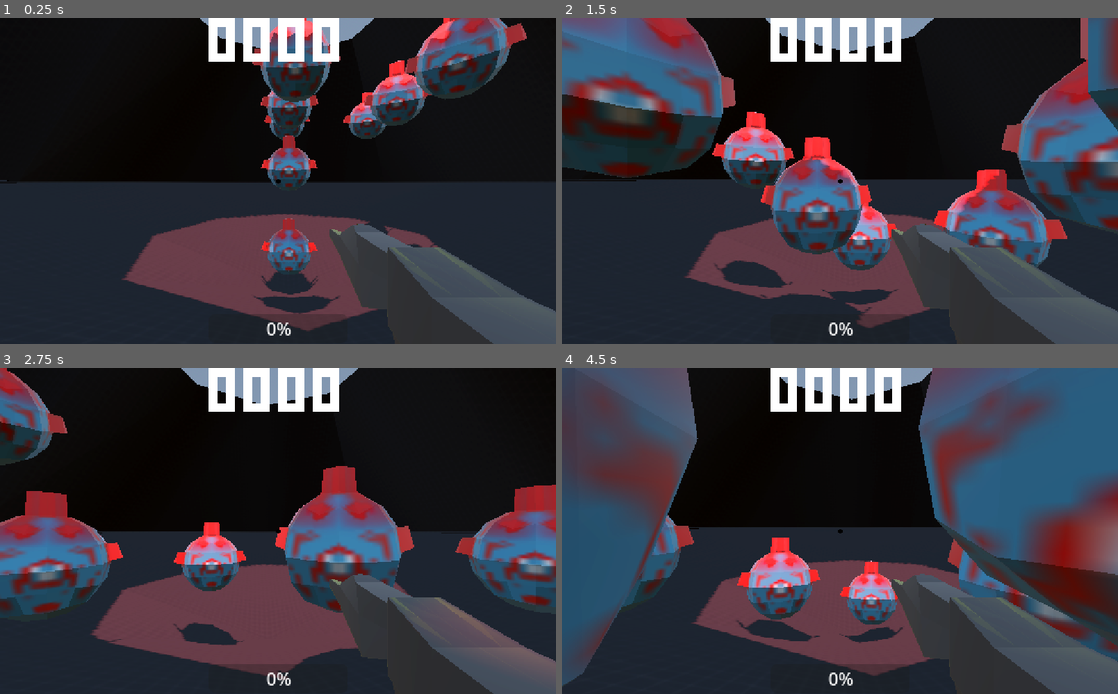
Above: before the commit, frames 1-4 (two rows, left to right).
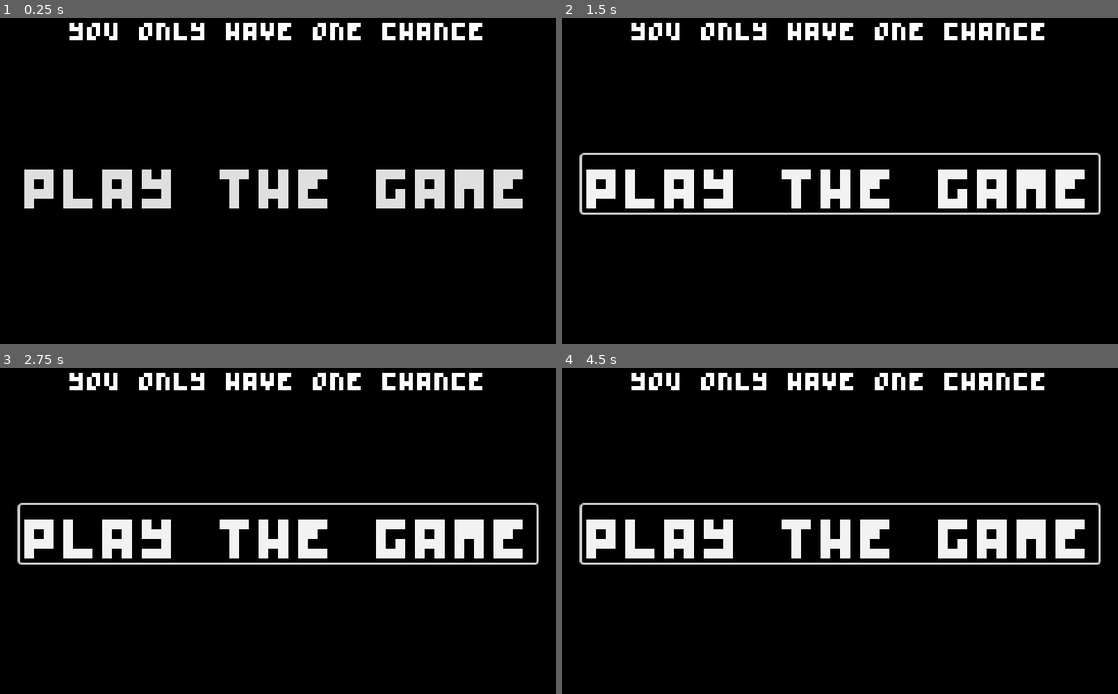
Above: after the commit, the same moments.

Repository: burnt-meat/extrinsic
Game: Godot game, scene res://main_menu.tscn
The game is run twice, just before and just after one commit, with the same random seed, the same clock (stepped at 60 frames per second) and the same inputs. Before the commit the project starts from res://arena.tscn.
Inputs (mouse positions are in pixels of both pictures, inside the frame that each line leads up to):
- Up to frame 1 (0.25 s): no input
- Up to frame 2 (1.5 s): click (840, 184) at 0.5 s, where only the run after the commit has a clickable "play the game"; click (840, 184) at 1.25 s, where only the run after the commit has a clickable "play the game"
- Up to frame 3 (2.75 s): tap Enter at 2 s; move the mouse to (305, 531) at 2.02 s; press the mouse at (305, 531) at 2.03 s; hold W (forward) from 2.03 s (still down); tap Space (jump) at 2.27 s
- Up to frame 4 (4.5 s): keep holding W (forward); move the mouse to (812, 531) at 2.77 s; release the mouse at (812, 531) at 2.78 s; tap 1 (weapon1) at 2.85 s; tap Space (jump) at 3.02 s; move the mouse to (851, 524) at 3.52 s; tap 2 (weapon2) at 3.6 s; move the mouse to (834, 537) at 4.27 s; click (834, 537) at 4.35 s

The runs differ from the first frame. In frame 1, 64% of the frame differs, in the area x 0-100%, y 0-100%; in frame 2, 77%; in frame 3, 62%; in frame 4, 83%.
Error before the commit: Invalid assignment of property or key 'effects' with value of type 'Array' on a base object of type 'Resource (Weapon)'. (res://APIs/GunAPI.gd:50)
Error after the commit: Invalid call. Nonexistent function 'change_scene' in base 'SceneTree'. (res://main_menu.tscn::GDScript_gfeht:6)

Commit message:
i added depression

Diff:
--- a/Scenes/Player.tscn
+++ b/Scenes/Player.tscn
@@ -1,6 +1,7 @@
-[gd_scene load_steps=18 format=3 uid="uid://c0onwct0xl47"]
+[gd_scene load_steps=19 format=3 uid="uid://c0onwct0xl47"]
 
 [ext_resource type="Script" path="res://Scripts/Player.gd" id="1_66hsi"]
+[ext_resource type="Script" path="res://Scripts/Camera.gd" id="2_41w83"]
 [ext_resource type="Script" path="res://Scripts/weapon.gd" id="2_mm2sc"]
 [ext_resource type="PackedScene" uid="uid://j3gtw84j7hp2" path="res://Scenes/Guns/Rifle.tscn" id="3_rf5c1"]
 [ext_resource type="Texture2D" uid="uid://chmowq51hp4g4" path="res://Assets/crosshair.png" id="3_rkxvw"]
@@ -12,21 +13,6 @@
 
 [sub_resource type="ConvexPolygonShape3D" id="ConvexPolygonShape3D_pgf71"]
 points = PackedVector3Array(-0.125207, -0.532801, -0.480507, 0.0227831, 0.47607, 0.498884, 0.169713, 0.559144, 0.464172 …(924 unchanged characters)…
-
-[sub_resource type="Animation" id="Animation_vfjan"]
-length = 0.001
-tracks/0/type = "value"
-tracks/0/imported = false
-tracks/0/enabled = true
-tracks/0/path = NodePath("Neck/Camera:rotation")
-tracks/0/interp = 1
-tracks/0/loop_wrap = true
-tracks/0/keys = {
-"times": PackedFloat32Array(0),
-"transitions": PackedFloat32Array(1),
-"update": 0,
-"values": [Vector3(0, 0, 0)]
-}
 
 [sub_resource type="Animation" id="Animation_o1yrf"]
 resource_name = "hard_fall"
@@ -75,47 +61,12 @@
 
 [sub_resource type="AnimationLibrary" id="AnimationLibrary_0fqxv"]
 _data = {
-"RESET": SubResource("Animation_vfjan"),
 "hard_fall": SubResource("Animation_o1yrf"),
 "view_bob": SubResource("Animation_p5k36")
 }
 
-[sub_resource type="Animation" id="Animation_vdjw8"]
-resource_name = "Merge"
-length = 0.5
-tracks/0/type = "bezier"
-tracks/0/imported = false
-tracks/0/enabled = true
-tracks/0/path = NodePath("Score/ScoreIncrementShower:position:x")
-tracks/0/interp = 1
-tracks/0/loop_wrap = true
-tracks/0/keys = {
-"handle_modes": PackedInt32Array(0, 0),
-"points": PackedFloat32Array(383.99, -0.25, 0, 0.5, -0.5, 191.99, -0.25, 0, 0.25, 0),
-"times": PackedFloat32Array(0, 0.5)
-}
-tracks/1/type = "bezier"
-tracks/1/imported = false
-tracks/1/enabled = true
-tracks/1/path = NodePath("Score/ReasonShower:modulate:a")
-tracks/1/interp = 1
-tracks/1/loop_wrap = true
-tracks/1/keys = {
-"handle_modes": PackedInt32Array(0, 0),
-"points": PackedFloat32Array(1, -0.25, 0, 0.5, -0.5, 0, -0.25, 0, 0.25, 0),
-"times": PackedFloat32Array(0, 0.5)
-}
-tracks/2/type = "bezier"
-tracks/2/imported = false
-tracks/2/enabled = true
-tracks/2/path = NodePath("Score/ScoreIncrementShower:modulate:a")
-tracks/2/interp = 1
-tracks/2/loop_wrap = true
-tracks/2/keys = {
-"handle_modes": PackedInt32Array(0, 0),
-"points": PackedFloat32Array(1, -0.25, 0, 0.5, -0.5, 0, -0.25, 0, 0.25, 0),
-"times": PackedFloat32Array(0, 0.5)
-}
+[sub_resource type="FastNoiseLite" id="FastNoiseLite_7ahkm"]
+metadata/_preview_in_3d_space_ = true
 
 [sub_resource type="Animation" id="Animation_mg28k"]
 resource_name = "L"
@@ -144,6 +95,43 @@
 "values": [true]
 }
 
+[sub_resource type="Animation" id="Animation_vdjw8"]
+resource_name = "Merge"
+length = 0.5
+tracks/0/type = "bezier"
+tracks/0/imported = false
+tracks/0/enabled = true
+tracks/0/path = NodePath("Score/ScoreIncrementShower:position:x")
+tracks/0/interp = 1
+tracks/0/loop_wrap = true
+tracks/0/keys = {
+"handle_modes": PackedInt32Array(0, 0),
+"points": PackedFloat32Array(383.99, -0.25, 0, 0.5, -0.5, 191.99, -0.25, 0, 0.25, 0),
+"times": PackedFloat32Array(0, 0.5)
+}
+tracks/1/type = "bezier"
+tracks/1/imported = false
+tracks/1/enabled = true
+tracks/1/path = NodePath("Score/ReasonShower:modulate:a")
+tracks/1/interp = 1
+tracks/1/loop_wrap = true
+tracks/1/keys = {
+"handle_modes": PackedInt32Array(0, 0),
+"points": PackedFloat32Array(1, -0.25, 0, 0.5, -0.5, 0, -0.25, 0, 0.25, 0),
+"times": PackedFloat32Array(0, 0.5)
+}
+tracks/2/type = "bezier"
+tracks/2/imported = false
+tracks/2/enabled = true
+tracks/2/path = NodePath("Score/ScoreIncrementShower:modulate:a")
+tracks/2/interp = 1
+tracks/2/loop_wrap = true
+tracks/2/keys = {
+"handle_modes": PackedInt32Array(0, 0),
+"points": PackedFloat32Array(1, -0.25, 0, 0.5, -0.5, 0, -0.25, 0, 0.25, 0),
+"times": PackedFloat32Array(0, 0.5)
+}
+
 [sub_resource type="Animation" id="Animation_5r8tm"]
 length = 0.001
 tracks/0/type = "value"
@@ -191,7 +179,9 @@
 
 [node name="Camera" type="Camera3D" parent="Neck"]
 current = true
-near = 0.1
+near = 0.25
+script = ExtResource("2_41w83")
+noise = SubResource("FastNoiseLite_7ahkm")
 
 [node name="Ray" type="RayCast3D" parent="Neck/Camera"]
 transform = Transform3D(1, 0, 0, 0, -4.37114e-08, -1, 0, 1, -4.37114e-08, 0, 0, 0)
@@ -345,6 +335,22 @@
 scroll_active = false
 text_direction = 2
 
+[node name="AmmoCounter" type="RichTextLabel" parent="HUD"]
+layout_mode = 1
+anchors_preset = 2
+anchor_top = 1.0
+anchor_bottom = 1.0
+offset_top = -15.0
+offset_right = 128.0
+grow_vertical = 0
+auto_translate = false
+theme_override_fonts/normal_font = ExtResource("7_8ujlf")
+theme_override_font_sizes/normal_font_size = 12
+bbcode_enabled = true
+text = "10/30"
+fit_content_height = true
+scroll_active = false
+
 [node name="ReloadPoll" type="Timer" parent="HUD"]
 wait_time = 0.05
 
--- /dev/null
+++ b/Scripts/Camera.gd
@@ -0,0 +1,33 @@
+extends Camera3D
+
+var decay := 0.01
+
+@export var noise: FastNoiseLite
+
+@onready var initial_rotation := rotation
+
+@onready var initial_position := position
+
+var multiplier := 10
+
+var trauma := 1.0
+
+var time: float
+
+func _process(delta):
+	time += delta
+	trauma = clamp(trauma, 0, 1)
+
+	rotation.x = initial_rotation.x + noise.get_noise_1d(time) * trauma * trauma
+	rotation.y = initial_rotation.y + noise.get_noise_1d(time + 1) * trauma * trauma
+	rotation.z = initial_rotation.z + noise.get_noise_1d(time + 2) * trauma * trauma
+
+	position.x = initial_position.x + noise.get_noise_1d(time) * trauma * trauma
+	position.y = initial_position.y + noise.get_noise_1d(time - 1) * trauma * trauma
+	position.z = initial_position.z + noise.get_noise_1d(time - 2) * trauma * trauma
+
+
+
+	trauma -= decay
+
+	noise.seed += 1
--- a/Scripts/HUD.gd
+++ b/Scripts/HUD.gd
@@ -7,6 +7,7 @@
 @onready var ReasonShower: RichTextLabel = $Score/ReasonShower
 @onready var ScoreIncrementShower: RichTextLabel = $Score/ScoreIncrementShower
 @onready var AP: AnimationPlayer = $AnimationPlayer
+@onready var AmmoCounter: RichTextLabel = $AmmoCounter
 
 func _ready():
 	GunApi.connect("started_cooldown", _change_weapon_reloadtimer)
--- a/Scripts/Player.gd
+++ b/Scripts/Player.gd
@@ -47,6 +47,7 @@
 			if val < 0 and not dead:
 				die()
 			if val < health:
+				Camera.trauma = 1
 				inIFrame = true
 				get_tree().create_timer(.5).connect("timeout", func(): inIFrame = false)
 			health = val
--- a/Scripts/weapon.gd
+++ b/Scripts/weapon.gd
@@ -5,6 +5,7 @@
 @onready var Flash: Node3D = $Flash
 @onready var FlashTimer: Timer = $Flash/Timer
 @onready var GunSFX: AudioStreamPlayer = $GunSFX
+@onready var AmmoCounter: RichTextLabel = $"../../HUD/AmmoCounter"
 
 var damage: float = 0
 var cooldown: float = .1
@@ -22,6 +23,12 @@
 	Ray.add_exception(Player)
 
 func _process(delta):
+	AmmoCounter.text = "%s/%s" % [ammo[current_weapon].ammo_left, ammo[current_weapon].ammo_max]
+
+	if reloading[current_weapon]:
+		position.y = -1
+	else:
+		position.y = -.5
 	if Input.is_action_just_pressed("reload"):
 		reload(GunApi.loaded_weapons[current_weapon].reload_time, current_weapon)
 
--- a/arena.tscn
+++ b/arena.tscn
@@ -1,9 +1,8 @@
-[gd_scene load_steps=11 format=3 uid="uid://cgiouak4nco8d"]
+[gd_scene load_steps=10 format=3 uid="uid://cgiouak4nco8d"]
 
 [ext_resource type="Script" path="res://Scripts/arena.gd" id="1_d6sg4"]
 [ext_resource type="PackedScene" uid="uid://c0onwct0xl47" path="res://Scenes/Player.tscn" id="1_mne1k"]
 [ext_resource type="Texture2D" uid="uid://dlvq3r7wvyv4c" path="res://Assets/Dark/texture_01.png" id="2_jlrkr"]
-[ext_resource type="PackedScene" uid="uid://cv6dr5qq7hlvs" path="res://Scenes/EnemyFlying.tscn" id="3_s1et0"]
 [ext_resource type="AudioStream" uid="uid://dwy3muicsdb12" path="res://Assets/Music/ArenaTheme.mp3" id="4_snqov"]
 
 [sub_resource type="ProceduralSkyMaterial" id="ProceduralSkyMaterial_lictn"]
@@ -71,29 +70,6 @@
 
 [node name="Enemies" type="Node3D" parent="."]
 
-[node name="Enemy" parent="Enemies" instance=ExtResource("3_s1et0")]
-
-[node name="Enemy2" parent="Enemies" instance=ExtResource("3_s1et0")]
-transform = Transform3D(1, 0, 0, 0, 1, 0, 0, 0, 1, 0, 7.39265, 0)
-
-[node name="Enemy3" parent="Enemies" instance=ExtResource("3_s1et0")]
-transform = Transform3D(1, 0, 0, 0, 1, 0, 0, 0, 1, 0, 12.8468, 0)
-
-[node name="Enemy4" parent="Enemies" instance=ExtResource("3_s1et0")]
-transform = Transform3D(1, 0, 0, 0, 1, 0, 0, 0, 1, -7.34626, 12.8468, 0)
-
-[node name="Enemy5" parent="Enemies" instance=ExtResource("3_s1et0")]
-transform = Transform3D(1, 0, 0, 0, 1, 0, 0, 0, 1, 4.15641, 12.8468, 0)
-
-[node name="Enemy6" parent="Enemies" instance=ExtResource("3_s1et0")]
-transform = Transform3D(1, 0, 0, 0, 1, 0, 0, 0, 1, 4.15641, 12.8468, 8.96643)
-
-[node name="Enemy7" parent="Enemies" instance=ExtResource("3_s1et0")]
-transform = Transform3D(1, 0, 0, 0, 1, 0, 0, 0, 1, -1.68461, 12.8468, 8.96643)
-
-[node name="Enemy8" parent="Enemies" instance=ExtResource("3_s1et0")]
-transform = Transform3D(1, 0, 0, 0, 1, 0, 0, 0, 1, -7.75222, 12.8468, 8.96643)
-
 [node name="SpawnTimer" type="Timer" parent="."]
 wait_time = 10.0
 autostart = true
--- /dev/null
+++ b/main_menu.tscn
@@ -0,0 +1,58 @@
+[gd_scene load_steps=3 format=3 uid="uid://cbqbbafftsr1w"]
+
+[ext_resource type="FontFile" uid="uid://k0ewcp0qnnf6" path="res://Assets/Fonts/PICO-8 mono.ttf" id="1_f2jbp"]
+
+[sub_resource type="GDScript" id="GDScript_gfeht"]
+script/source = "extends Control
+
+
+
+func _on_button_pressed():
+	get_tree().change_scene(\"res://arena.tscn\")
+"
+
+[node name="MainMenu" type="Control"]
+layout_mode = 3
+anchors_preset = 15
+anchor_right = 1.0
+anchor_bottom = 1.0
+script = SubResource("GDScript_gfeht")
+
+[node name="ColorRect" type="ColorRect" parent="."]
+anchors_preset = 15
+anchor_right = 1.0
+anchor_bottom = 1.0
+grow_horizontal = 2
+grow_vertical = 2
+color = Color(0, 0, 0, 1)
+
+[node name="Button" type="Button" parent="."]
+anchors_preset = 8
+anchor_left = 0.5
+anchor_top = 0.5
+anchor_right = 0.5
+anchor_bottom = 0.5
+offset_left = -238.0
+offset_top = -24.5
+offset_right = 238.0
+offset_bottom = 28.5
+grow_horizontal = 2
+grow_vertical = 2
+theme_override_fonts/font = ExtResource("1_f2jbp")
+theme_override_font_sizes/font_size = 36
+text = "play the game"
+flat = true
+
+[node name="RichTextLabel" type="RichTextLabel" parent="."]
+anchors_preset = 5
+anchor_left = 0.5
+anchor_right = 0.5
+offset_left = -256.0
+offset_right = 256.0
+offset_bottom = 40.0
+grow_horizontal = 2
+theme_override_fonts/normal_font = ExtResource("1_f2jbp")
+bbcode_enabled = true
+text = "[center]you only have one chance[/center]"
+
+[connection signal="pressed" from="Button" to="." method="_on_button_pressed"]
--- a/project.godot
+++ b/project.godot
@@ -33,7 +33,7 @@
 [application]
 
 config/name="extrinsic"
-run/main_scene="res://arena.tscn"
+run/main_scene="res://main_menu.tscn"
 config/features=PackedStringArray("4.0", "Vulkan Clustered")
 config/icon="res://icon.png"
 
